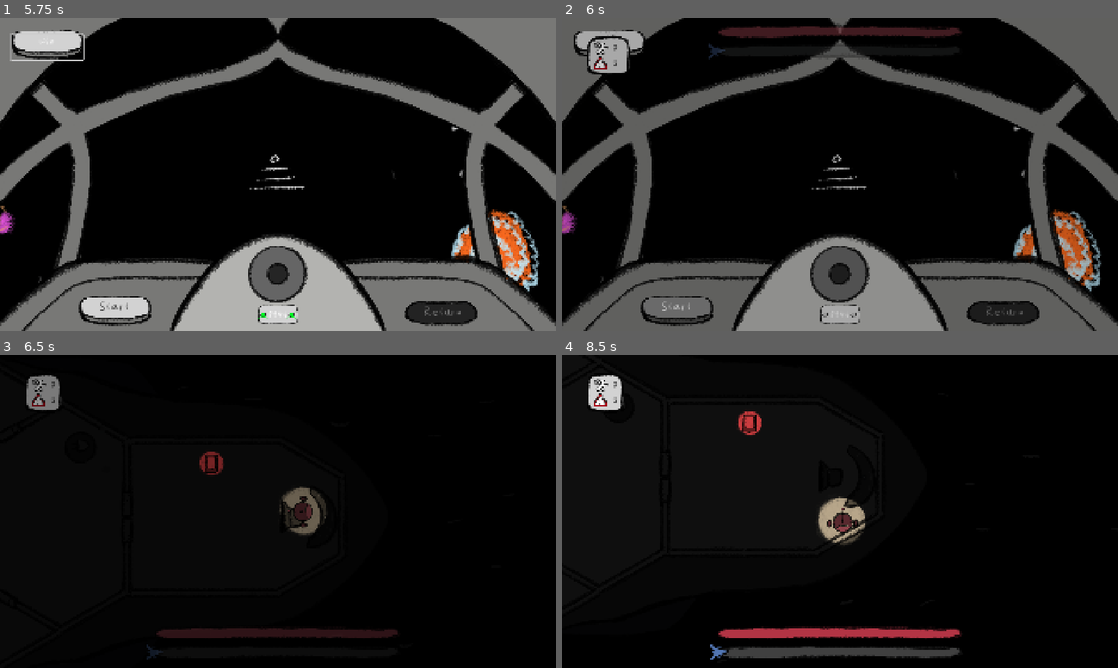
Above: before the commit, frames 1-4 (two rows, left to right).
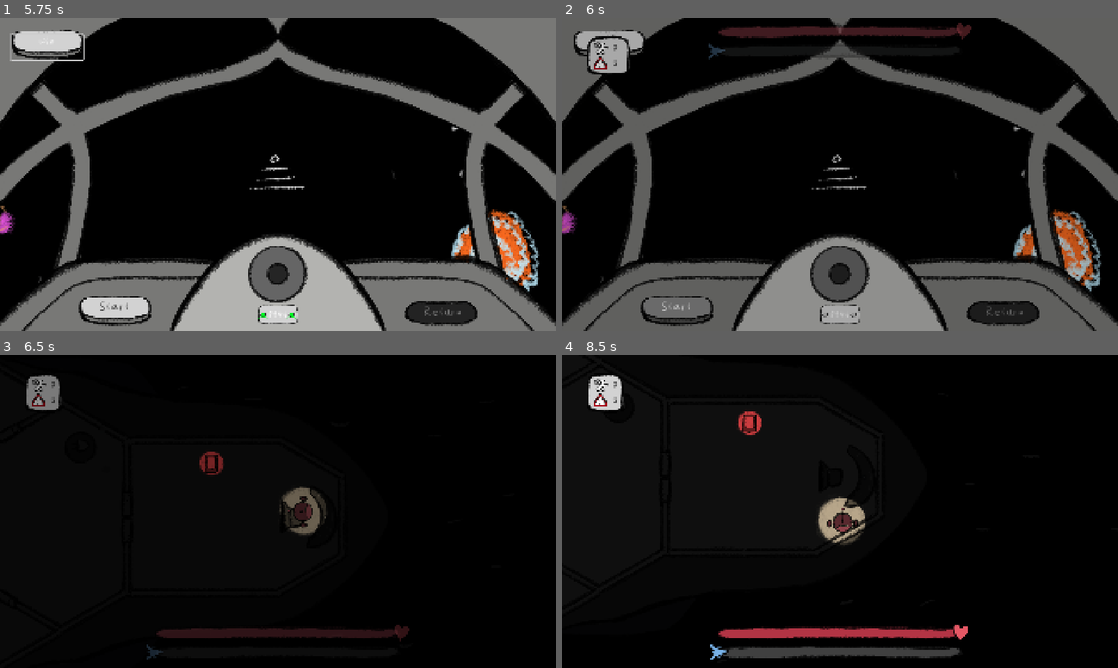
Above: after the commit, the same moments.

Repository: xxPigelxx/spacewrecked
Game: Godot game, scene res://Scenes/MainGame.tscn
The game is run twice, just before and just after one commit, with the same random seed, the same clock (stepped at 60 frames per second) and the same inputs. This scene is started directly instead of the project's main scene. Sound files missing from this copy of the repository are replaced by a short silence.
Inputs (mouse positions are in pixels of both pictures, inside the frame that each line leads up to):
- Up to frame 1 (5.75 s): tap Enter at 0.5, 3.5, 5 s; move the mouse to (400, 158) at 0.52 s; hold Right (move_right) 0.53-1.25 s; hold Shift (run) 0.53-1.25 s; click (400, 158) at 0.67 s; tap E (interact) at 1.25 s; drag from (311, 152) to (133, 180) at 1.27 s; click (278, 274) at 2 s; click "win" at 2.75 s; move the mouse to (333, 105) at 3.52 s; hold Right (move_right) 3.53-4.25 s; hold Shift (run) 3.53-4.25 s; tap F (flash_light) at 3.6 s; click (333, 105) at 3.67 s; tap Space (drain) at 4.25 s; drag from (250, 237) to (133, 180) at 4.27 s; move the mouse to (444, 221) at 5.02 s; hold A (move_left) from 5.03 s (still down); hold Right mouse button (pour) from 5.03 s (still down); click (444, 221) at 5.17 s; tap Shift (run) at 5.3 s
- Up to frame 2 (6 s): release A (move_left) at 5.75 s; release Right mouse button (pour) at 5.75 s; click "Start" at 5.75 s
- Up to frame 3 (6.5 s): no input
- Up to frame 4 (8.5 s): drag from (673, 464) to (756, 433) at 6.52 s; move the mouse to (867, 511) at 7.27 s; hold S (move_down) 7.28-8 s; hold Shift (run) 7.28-8 s; click (867, 511) at 7.42 s; drag from (756, 433) to (728, 527) at 8.02 s

Frame 1 is identical in both runs. In frame 2, less than 0.1% of the frame differs, in the area x 6-74%, y 1-15%; in frame 3, less than 0.1%; in frame 4, 0.2%, in the area x 6-73%, y 13-98%.

Commit message:
Add pulsing heart icon to ship health bar
Adds a heart AtlasTexture resource and a ShipHealthMarker TextureRect to the info bars scene. Implements heartbeat logic in script/ship_health_bar.gd (configurable idle/max beats and pulse amplitude), making the heart pulse faster/stronger as health decreases and follow the health fill horizontally. Also tweaks the Flight ShipMarker tint and updates the sprite atlas.

Diff:
--- a/Scenes/info_bars.tscn
+++ b/Scenes/info_bars.tscn
@@ -5,6 +5,7 @@
 [ext_resource type="Script" uid="uid://bja6tafov3g2l" path="res://script/ship_health_bar.gd" id="3_ldltn"]
 [ext_resource type="Script" uid="uid://dgelda1t2b50h" path="res://script/ship_flight_bar.gd" id="4_6jhrp"]
 [ext_resource type="Texture2D" uid="uid://pv7plt15jljw" path="res://resources/assets/ship_icon.tres" id="4_ldltn"]
+[ext_resource type="Texture2D" uid="uid://d0orecowgayfv" path="res://resources/assets/heart_icon.tres" id="4_yhjai"]
 
 [node name="InfoBars" type="Control" unique_id=1636553147]
 layout_mode = 3
@@ -40,6 +41,22 @@
 tint_progress = Color(0.7019608, 0.20392157, 0.26666668, 1)
 script = ExtResource("3_ldltn")
 
+[node name="ShipHealthMarker" type="TextureRect" parent="VBoxContainer/ShipHealthBar" unique_id=641676872]
+modulate = Color(0.8956841, 0.3443088, 0.39588407, 1)
+layout_mode = 1
+anchors_preset = 4
+anchor_top = 0.5
+anchor_bottom = 0.5
+offset_left = -19.0
+offset_top = -32.0
+offset_right = 57.0
+offset_bottom = 32.0
+grow_vertical = 2
+mouse_filter = 2
+texture = ExtResource("4_yhjai")
+expand_mode = 1
+stretch_mode = 5
+
 [node name="FlightProgressBar" type="TextureProgressBar" parent="VBoxContainer" unique_id=73876907]
 layout_mode = 2
 texture_under = ExtResource("1_jiau2")
@@ -49,7 +66,7 @@
 script = ExtResource("4_6jhrp")
 
 [node name="ShipMarker" type="TextureRect" parent="VBoxContainer/FlightProgressBar" unique_id=222333444]
-modulate = Color(0.3201506, 0.4614182, 0.70362777, 1)
+modulate = Color(0.46857888, 0.69367796, 0.9039571, 1)
 layout_mode = 1
 anchors_preset = 4
 anchor_top = 0.5
--- /dev/null
+++ b/resources/assets/heart_icon.tres
@@ -0,0 +1,7 @@
+[gd_resource type="AtlasTexture" format=3 uid="uid://d0orecowgayfv"]
+
+[ext_resource type="Texture2D" uid="uid://1q66y115y7eb" path="res://resources/assets/Procreate_Sprites.png" id="1_mfaqv"]
+
+[resource]
+atlas = ExtResource("1_mfaqv")
+region = Rect2(1278, 1275, 79, 86)
--- a/script/ship_health_bar.gd
+++ b/script/ship_health_bar.gd
@@ -1,6 +1,19 @@
 extends TextureProgressBar
 
 @export var fade_time := 0.5
+
+## Herzschlag des Herz-Icons: Ruhe- und Maximal-Rate (Schlaege/Sekunde) und
+## Puls-Staerke (Scale-Ausschlag). Skaliert mit sinkender Gesundheit —
+## wenig Leben = schnellerer + staerkerer Herzschlag, volles Leben = ruhiger Beat.
+@export var idle_beats_per_sec := 1.0
+@export var max_beats_per_sec := 3.0
+@export var idle_pulse := 0.06
+@export var max_pulse := 0.22
+
+## Herz-Icon: folgt der Fuellkante (X, wie der ShipMarker der Flight-Bar) und
+## pulst wie ein Herzschlag (Scale) statt zu wippen.
+@onready var _marker: TextureRect = get_node_or_null("ShipHealthMarker")
+var _pulse_phase := 0.0
 
 func _ready() -> void:
 	max_value = GameState.max_health
@@ -11,6 +24,25 @@
 	var in_journey := GameState.phase == GameState.Phase.JOURNEY
 	visible = in_journey
 	modulate.a = 1.0 if in_journey else 0.0
+	_follow_fill.call_deferred()
+
+## Herzschlag: Tempo und Staerke aus der Gesundheit ableiten und das Icon pulsen.
+func _process(delta: float) -> void:
+	if not is_instance_valid(_marker):
+		return
+	if not visible or GameState.phase != GameState.Phase.JOURNEY:
+		_marker.scale = Vector2.ONE
+		return
+	# 0 = volles Leben, 1 = fast tot -> treibt Tempo & Staerke.
+	var intensity: float = clampf(1.0 - value / max_value, 0.0, 1.0) if max_value > 0.0 else 0.0
+	var rate: float = lerpf(idle_beats_per_sec, max_beats_per_sec, intensity)
+	var amp: float = lerpf(idle_pulse, max_pulse, intensity)
+	_pulse_phase += delta * rate * TAU
+	# 0..1-Puls (Herz wird nur groesser, nie kleiner), Skalierung um die Mitte.
+	var beat: float = sin(_pulse_phase) * 0.5 + 0.5
+	_marker.pivot_offset = _marker.size * 0.5
+	var s: float = 1.0 + beat * amp
+	_marker.scale = Vector2(s, s)
 
 func _check_phase(phase: int) -> void:
 	if phase == GameState.Phase.JOURNEY:
@@ -30,3 +62,11 @@
 
 func _update_health(new_health: float) -> void:
 	value = new_health
+	_follow_fill()
+
+## X-Position des Herzens an die Fuellkante koppeln (Y bleibt zentriert).
+func _follow_fill() -> void:
+	if not is_instance_valid(_marker):
+		return
+	var ratio: float = value / max_value if max_value > 0.0 else 0.0
+	_marker.position.x = ratio * size.x - _marker.size.x * 0.5
Binary file changed: resources/assets/Procreate_Sprites.png
